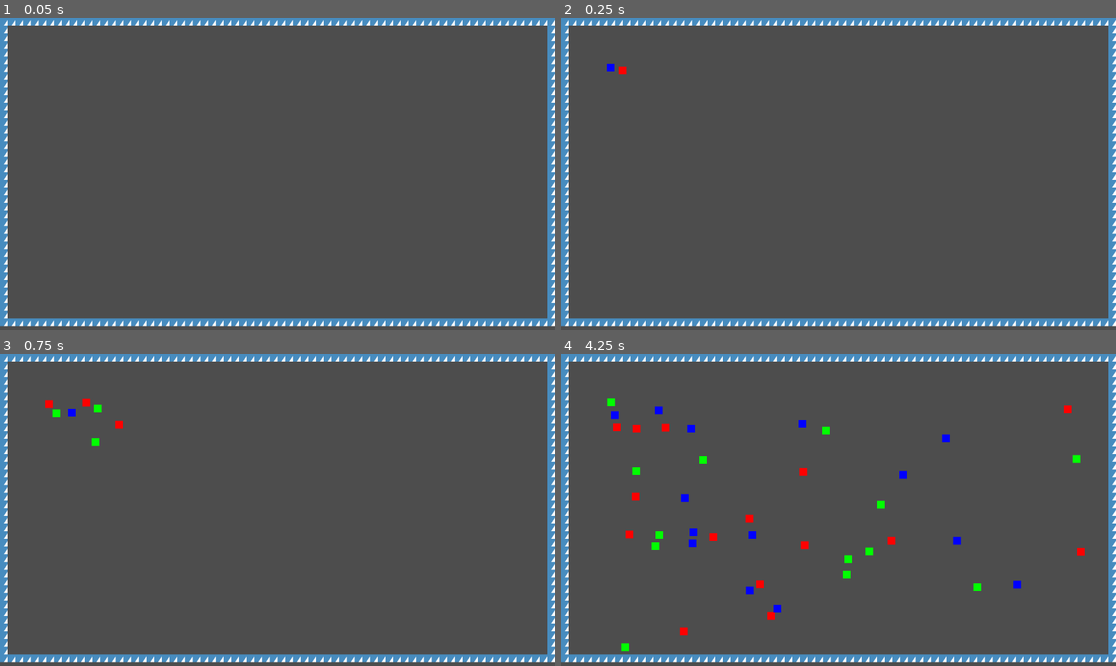
Above: before the commit, frames 1-4 (two rows, left to right).
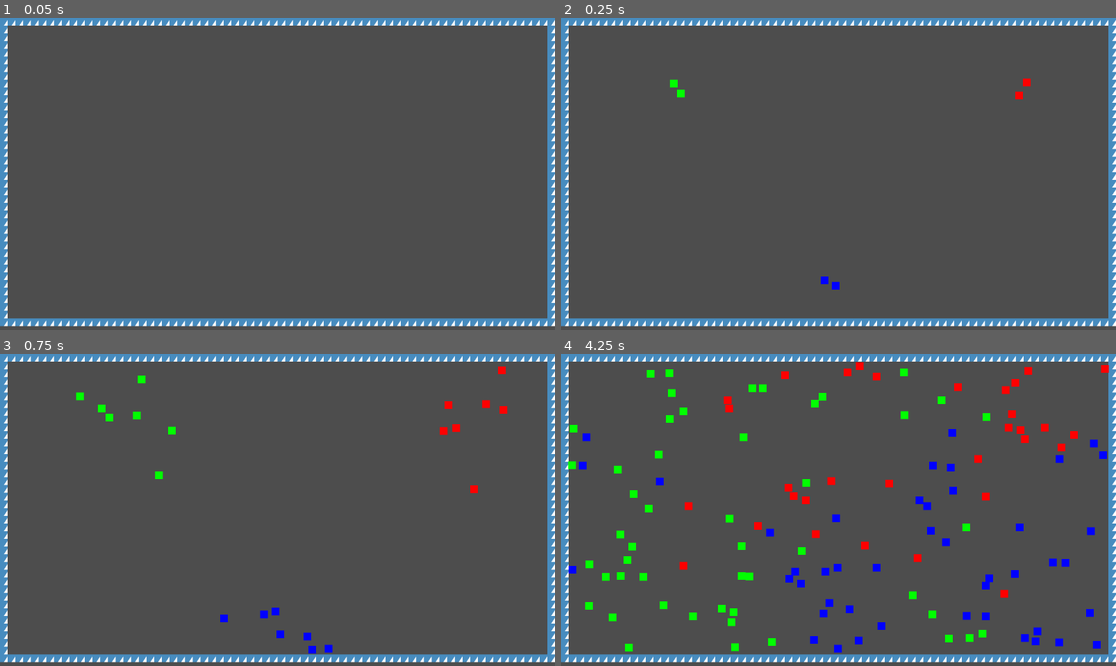
Above: after the commit, the same moments.

Repository: CWmain/island
Game: Godot game, scene res://scenes/main.tscn
Same seed, same stepped clock (60 frames per second), same inputs: the game is played once before the commit and once after it. The engine's default icon, where the game draws it, is replaced by a stand-in: a white triangle on a blue panel in a dark square.
Inputs:
- Up to frame 1 (0.05 s): no input
- Up to frame 2 (0.25 s): no input
- Up to frame 3 (0.75 s): no input
- Up to frame 4 (4.25 s): no input

Frame 1 is identical in both runs. In frame 2, 0.3% of the frame differs, in the area x 8-85%, y 14-88%; in frame 3, 1.0%; in frame 4, 6.2%, in the area x 1-99%, y 2-96%.

Commit message:
Split spawner into 3 spawners for each group

Diff:
--- a/objects/solider/solider.gd
+++ b/objects/solider/solider.gd
@@ -32,6 +32,7 @@
 func _on_body_entered(body: Node) -> void:
 	if body is not Solider:
 		return
+
 	myColor = resolveWinner(myColor, body.myColor)
 	updateColor()
 
--- a/objects/soliderSpawner/solider_spawner.gd
+++ b/objects/soliderSpawner/solider_spawner.gd
@@ -3,7 +3,7 @@
 @export var solider: PackedScene
 @export var toSpawn: int
 @export var spawnGap: float
-
+@export var spawnColor: Solider.soliderColor = -1
 var spawnCount: int = 0
 var timer: float = 0.0
 var newColor: int = 0
@@ -14,12 +14,15 @@
 		timer -= spawnGap
 		var s:Solider = solider.instantiate()
 		get_tree().get_root().add_child(s)
-		s.position = Vector2(100,100)
-		s.linear_velocity = Vector2(randf(),randf())
+		s.linear_velocity = Vector2((randf()*2)-1,(randf()*2)-1)
+		s.position = position
+		if spawnColor == -1:
+			s.myColor = newColor as Solider.soliderColor
+			newColor += 1
+			if newColor > 2:
+				newColor = 0
+		else:
+			s.myColor = spawnColor
+		s.updateColor()
 
-		s.myColor = newColor
-		s.updateColor()
-		newColor += 1
-		if newColor > 2:
-			newColor = 0
 		spawnCount += 1
--- a/scenes/main.tscn
+++ b/scenes/main.tscn
@@ -145,7 +145,23 @@
 tile_map_data = PackedByteArray("AAAAAAAAAAADAAIAAAAAAAEAAAADAAIAAAAAAAIAAAADAAIAAAAAAAMAAAADAAIAAAAAAAQAAAADAAIAAAAAAA …(3440 unchanged characters)…
 tile_set = SubResource("TileSet_jyhfs")
 
-[node name="SoliderSpawner" parent="." instance=ExtResource("3_sugp2")]
+[node name="Red" parent="." instance=ExtResource("3_sugp2")]
+position = Vector2(950, 157)
 solider = ExtResource("1_o5qli")
-toSpawn = 1000
+toSpawn = 100
 spawnGap = 0.1
+spawnColor = 0
+
+[node name="Blue" parent="." instance=ExtResource("3_sugp2")]
+position = Vector2(544, 543)
+solider = ExtResource("1_o5qli")
+toSpawn = 100
+spawnGap = 0.1
+spawnColor = 1
+
+[node name="Green" parent="." instance=ExtResource("3_sugp2")]
+position = Vector2(230, 135)
+solider = ExtResource("1_o5qli")
+toSpawn = 100
+spawnGap = 0.1
+spawnColor = 2
